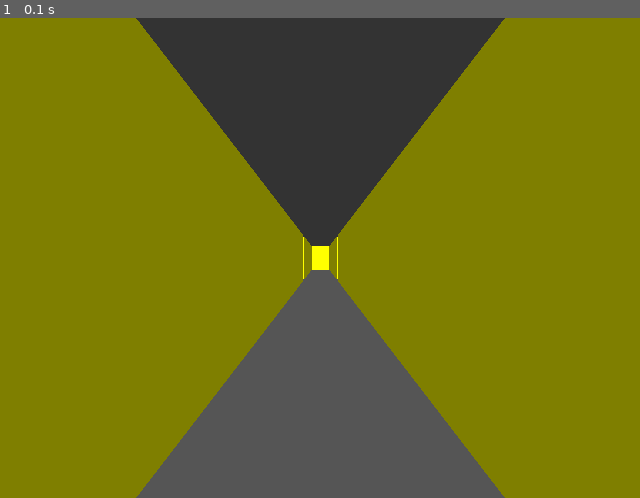
Above: before the commit, frame 1.
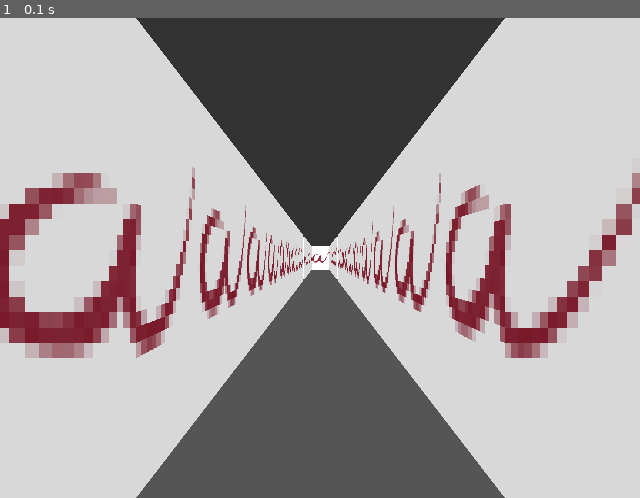
Above: after the commit, the same moment.

Repository: attentec/xp-workshop-part-2
Game: pygame game, started from client.py
Two runs of this game, one before a commit and one after it. Both use one fixed random seed, a clock stepped at 60 frames per second and the inputs below.
Inputs:
- Up to frame 1 (0.1 s): no input

The runs differ from the first frame. In frame 1, 71% of the frame differs, in the area x 0-100%, y 0-100%.

Commit message:
Add textures.

Diff:
--- a/adapter_pygame.py
+++ b/adapter_pygame.py
@@ -1,8 +1,10 @@
 import collections
 import math
+import os.path
+import numpy
 import pygame
 
-from domain import Color, Direction, smallest_number, find_first_collision, Input, LineSegment, Map, SquareSide
+from domain import Color, Direction, smallest_number, find_first_collision, Input, LineSegment, Map, Material, SquareSide
 
 pygame.init()
 
@@ -44,6 +46,16 @@
 
   return (input, running)
 
+def load_textures(directory):
+  textures = {}
+
+  for material in Material:
+    filename = '%s.png' % str(material.value)
+    path = os.path.join(directory, filename)
+    textures[material] = pygame.image.load(path)
+
+  return textures
+
 _Size = collections.namedtuple('_Size', [ 'width', 'height', ])
 
 class _Camera:
@@ -64,20 +76,34 @@
   def __convert_column_to_normalized_coordinate(self, column):
     return (2*column) / (self.__width + smallest_number) - 1
 
+def _darken_surface(surface, scale):
+  copy = surface.copy()
+  int_scale = int(255 * scale)
+  surface.fill((int_scale, int_scale, int_scale, int_scale), rect=None, special_flags=pygame.BLEND_RGBA_MULT)
+  return surface
+
 class Renderer:
-  def __init__(self, window_size, field_of_view, draw_distance, far_color, shade_scale):
+  def __init__(self, window_size, textures, field_of_view, draw_distance, far_color, shade_scale):
     self.__screen = pygame.display.set_mode(window_size)
     self.__size = _Size(self.__screen.get_width(), self.__screen.get_height())
+    self.__buffer = numpy.zeros(window_size, dtype=numpy.uint32)
     self.__field_of_view, self.__draw_distance = field_of_view, draw_distance
-    self.__far_color, self.__shade_scale = far_color, shade_scale
+    self.__far_color, self.__shade_scale = self.__screen.map_rgb(_to_pygame_color(far_color)), shade_scale
+
+    self.__textures = { material: self.__convert_texture_to_array(texture) for material, texture in textures.items() }
+    self.__shaded_textures = { material: self.__convert_texture_to_array(_darken_surface(texture, shade_scale)) for material, texture in textures.items() }
+
+  def __convert_texture_to_array(self, texture):
+    texture_in_screen_color_space = texture.convert()
+    mapped_colors = pygame.surfarray.array2d(texture_in_screen_color_space)
+    transposed = mapped_colors.T
+    return transposed
 
   def draw(self, world_map, player):
-    half_height = self.__size.height / 2
-    upper_screen = pygame.Rect(0, 0, self.__size.width, half_height)
-    lower_screen = pygame.Rect(0, half_height + 1, self.__size.width, half_height)
+    half_height = int(self.__size.height / 2)
+    self.__buffer[:, :half_height] = self.__screen.map_rgb(_to_pygame_color(world_map.ceiling_color))
+    self.__buffer[:, half_height:] = self.__screen.map_rgb(_to_pygame_color(world_map.floor_color))
 
-    self.__screen.fill(_to_pygame_color(world_map.ceiling_color), upper_screen)
-    self.__screen.fill(_to_pygame_color(world_map.floor_color), lower_screen)
     camera = _Camera(player, self.__size, self.__field_of_view)
 
     for x in range(0, self.__size.width):
@@ -87,15 +113,21 @@
 
       if collision is None:
         (start, end) =  self.__get_vertical_span(self.__draw_distance)
-        color = self.__far_color
+        self.__buffer[x, start:end] = self.__far_color
       else:
-        (start, end) = self.__get_vertical_span(collision.distance * direction.dot(camera.forward))
-        world_color = world_map.color(collision.position)
-        color = world_color.shade(self.__shade_scale) if collision.side != SquareSide.HORIZONTAL else world_color
+        fish_eye_corrected_distance = collision.distance * direction.dot(camera.forward)
+        (start, end) = self.__get_vertical_span(fish_eye_corrected_distance)
 
-      column = pygame.Rect(x, start, 1, end-start+1)
-      self.__screen.fill(_to_pygame_color(color), column)
+        material = world_map.material(collision.position)
+        use_shade = collision.side != SquareSide.HORIZONTAL
+        flip_texture = collision.side == SquareSide.HORIZONTAL and direction.x < 0 or \
+          collision.side == SquareSide.VERTICAL and direction.y > 0
+        wall_x = collision.wall
 
+        column = pygame.Rect(x, start, 1, end-start+1)
+        self.__draw_column(column, material, use_shade, flip_texture, wall_x)
+
+    pygame.surfarray.blit_array(self.__screen, self.__buffer)
     pygame.display.flip()
 
   def __get_vertical_span(self, distance):
@@ -109,8 +141,22 @@
 
     return (start, end)
 
+  def __draw_column(self, rectangle, material, use_shade, flip_texture, wall_x):
+    x, y_start, height = rectangle.x, rectangle.y, rectangle.height
+    y_end = y_start + rectangle.height
+
+    textures = self.__shaded_textures if use_shade else self.__textures
+    texture = textures[material]
+    texture_width, texture_height = texture.shape
+
+    normalized_x = wall_x - math.floor(wall_x)
+    texture_x = max(0, min( texture_width-1, int(normalized_x * texture_width)))
+
+    if flip_texture:
+      texture_x = texture_width-1 - texture_x
+
+    indices = numpy.linspace(0, texture_height-1, num=height, dtype=numpy.uint32)
+    self.__buffer[x,y_start:y_end] = texture[indices,texture_x]
+
 def milliseconds_since_start():
   return pygame.time.get_ticks()
-
-def wait(milliseconds):
-  pygame.time.wait(milliseconds)
--- a/client.py
+++ b/client.py
@@ -1,6 +1,7 @@
+import os.path
 import sys
 
-from adapter_pygame import milliseconds_since_start, load_map, process_input, Renderer, wait
+from adapter_pygame import milliseconds_since_start, load_map, load_textures, process_input, Renderer
 from domain import Angle, Color, Direction, Input, Player, Position
 from use_case import move_player, rotate_player
 
@@ -15,12 +16,16 @@
     forward=Direction(x=-1, y=0)
   )
 
+  root = os.path.dirname(os.path.realpath(__file__))
+  textures = load_textures(os.path.join(root, 'textures'))
+
   renderer = Renderer(
     window_size=(640, 480),
+    textures=textures,
     field_of_view=Angle.from_degrees(66),
     draw_distance=100,
     far_color=Color(red=0, green=0, blue=0),
-    shade_scale=0.5
+    shade_scale=0.85
   )
   input = Input(
     forward=False,
@@ -46,8 +51,6 @@
     player = move_player(player, world_map, input, frame_time, movement_speed)
     renderer.draw(world_map, player)
 
-    wait(milliseconds=5)
-
   return 0
 
 if __name__ == '__main__':
--- a/domain.py
+++ b/domain.py
@@ -80,24 +80,35 @@
 Input = collections.namedtuple('Input', [ 'forward', 'backward', 'turn_left', 'turn_right', ])
 Player = collections.namedtuple('Player', [ 'position', 'forward', ])
 
+class Material(enum.Enum):
+  VOID = 0
+  DUMMY = 1
+
 class Map:
   def __init__(self, ceiling_color, floor_color, colors, width):
     self.ceiling_color, self.floor_color, self.__colors, self.__width = ceiling_color, floor_color, colors, width
     self.__outside_color = Color(0, 0, 0)
 
   def is_empty(self, position):
-    return self.color(position).alpha == 0
+    return self.__color(position).alpha == 0
 
-  def color(self, position):
+  def __color(self, position):
+    index = self.__to_index(position)
+    return self.__colors[index] if index >= 0 and index < len(self.__colors) else self.__outside_color
+
+  def __to_index(self, position):
     grid_position = position.to_grid()
-    index = grid_position.y*self.__width + grid_position.x
-    return self.__colors[index] if index >= 0 and index < len(self.__colors) else self.__outside_color
+    return grid_position.y*self.__width + grid_position.x
+
+  def material(self, position):
+    index = self.__to_index(position)
+    return Material.DUMMY if index >= 0 and index < len(self.__colors) else Material.VOID
 
 class SquareSide(enum.Enum):
   HORIZONTAL = 0
   VERTICAL = 1
 
-Collision = collections.namedtuple('Collision', [ 'position', 'distance', 'side', ])
+Collision = collections.namedtuple('Collision', [ 'position', 'distance', 'wall', 'side', ])
 
 def find_first_collision(map, line_segment, debug=False):
   start, end = line_segment.start, line_segment.end
@@ -152,9 +163,11 @@
     if not map.is_empty(position):
       if side == SquareSide.HORIZONTAL:
         distance = abs((x - start.x + (1 - step_x) / 2) / direction.x)
+        wall = start.y + distance * direction.y
       else:
         distance = abs((y - start.y + (1 - step_y) / 2) / direction.y)
+        wall = start.x + distance * direction.x
 
-      return Collision(position, distance, side)
+      return Collision(position, distance, wall, side)
 
   return None
Not shown, changed: requirements.txt
Binary file added: textures/0.png
Binary file added: textures/1.png
